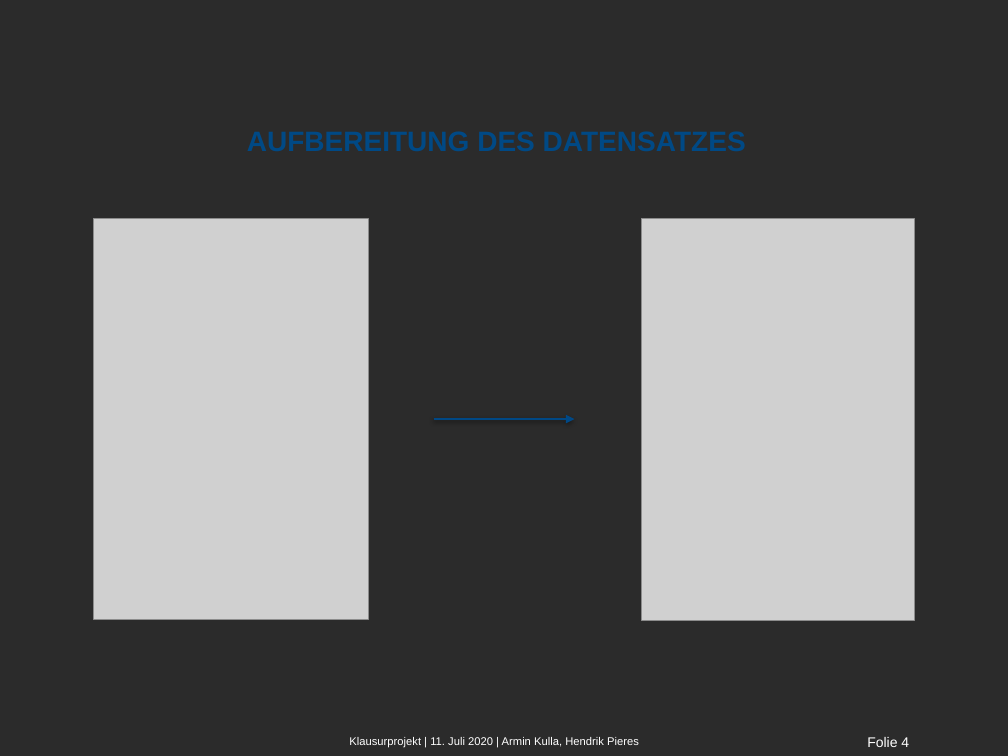
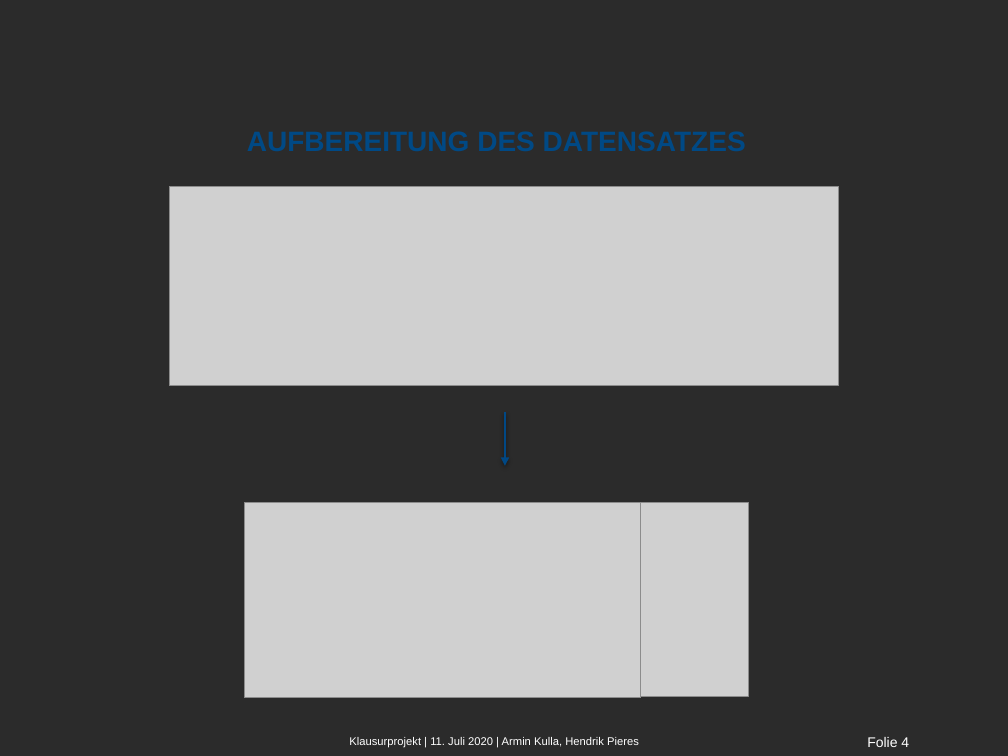
Before and after one commit to Florian-Krax/WDT-PZD-Group-3, a slide deck: slide 4 of Klausur/Klausurprojekt PZD.pptx. Drawn at 1008x756 pixels with LibreOffice and Linux fonts; fonts in the diff are those of the drawing; grey boxes stand for pictures; background and template pictures are left out; a plain dark background stands for a picture behind light text. Boxes give left, top, right and bottom in pixels: in the first picture for what was removed or moved away, otherwise in the second. Text is boxed around its words. In the diff, an @@ line names an element or a change of style, - is before the commit and + after.

```diff
--- a/Klausur/Klausurprojekt PZD.pptx
+++ b/Klausur/Klausurprojekt PZD.pptx
@@ picture added at (169, 186, 839, 386) @@
@@ picture removed at (94, 219, 369, 620) @@
@@ picture removed at (641, 219, 914, 620) @@
@@ arrow moved from (433, 419) - (575, 419) to (505, 412) - (505, 466) @@
@@ picture added at (245, 502, 641, 698) @@
@@ picture added at (641, 502, 749, 697) @@
```
Also in this commit, not shown: 3 other slides changed, 1 slide added, 5 other files.
